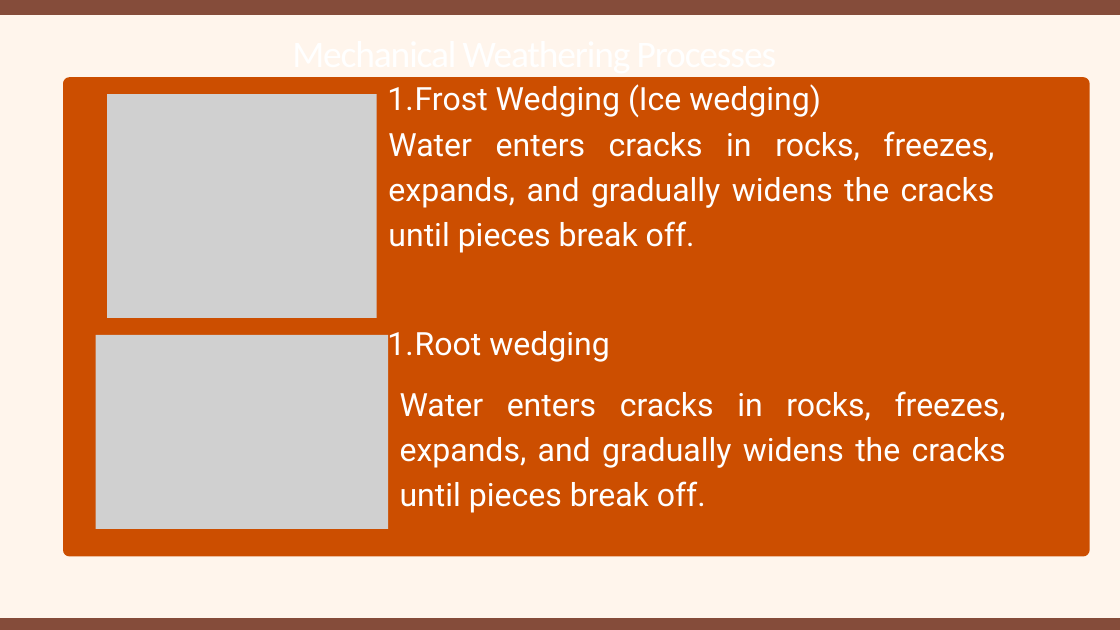
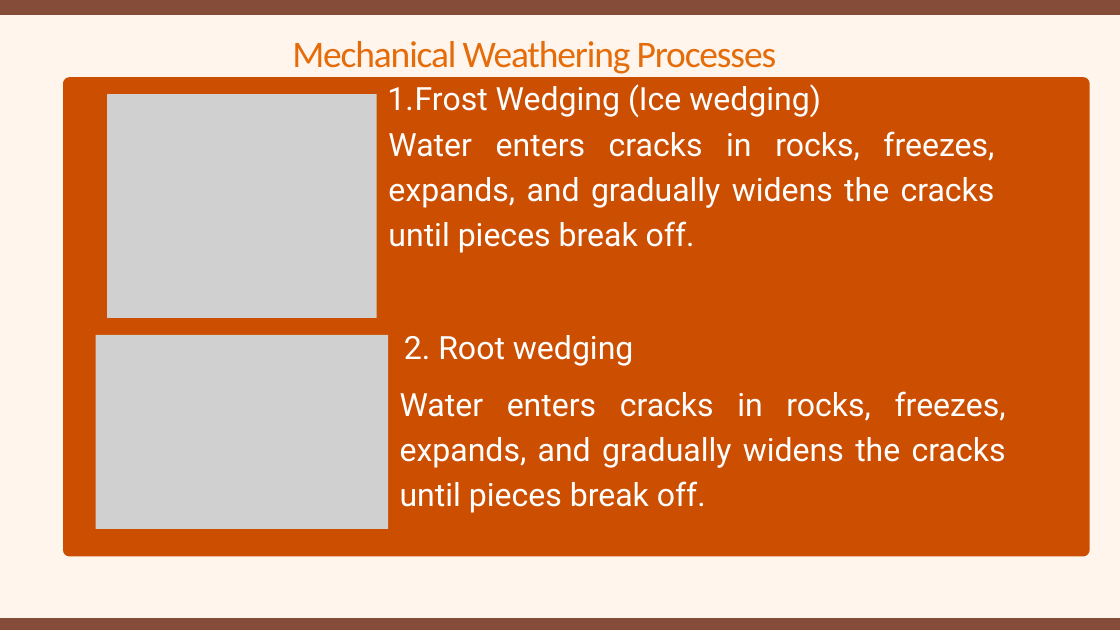
Before and after one commit to Sancanzito/Weathering-Erosion-and-Deposition, a slide deck: slide 4 of react-app/src/assets/SEAN PPT.pptx. Drawn at 1120x630 pixels with LibreOffice and Linux fonts; fonts in the diff are those of the drawing; grey boxes stand for pictures. Boxes give left, top, right and bottom in pixels: in the first picture for what was removed or moved away, otherwise in the second. Text is boxed around its words. In the diff, an @@ line names an element or a change of style, - is before the commit and + after.

```diff
--- a/react-app/src/assets/SEAN PPT.pptx
+++ b/react-app/src/assets/SEAN PPT.pptx
@@ text "Mechanical Weathering Processes" at [292, 41, 777, 74]: text colour #FFFFFF to #E46C0A @@
@@ text at [404, 335, 633, 366]: text changed @@
-  1. Root wedging
+  2. Root wedging
```
Also in this commit, not shown: 4 other slides changed, 7 other files.
